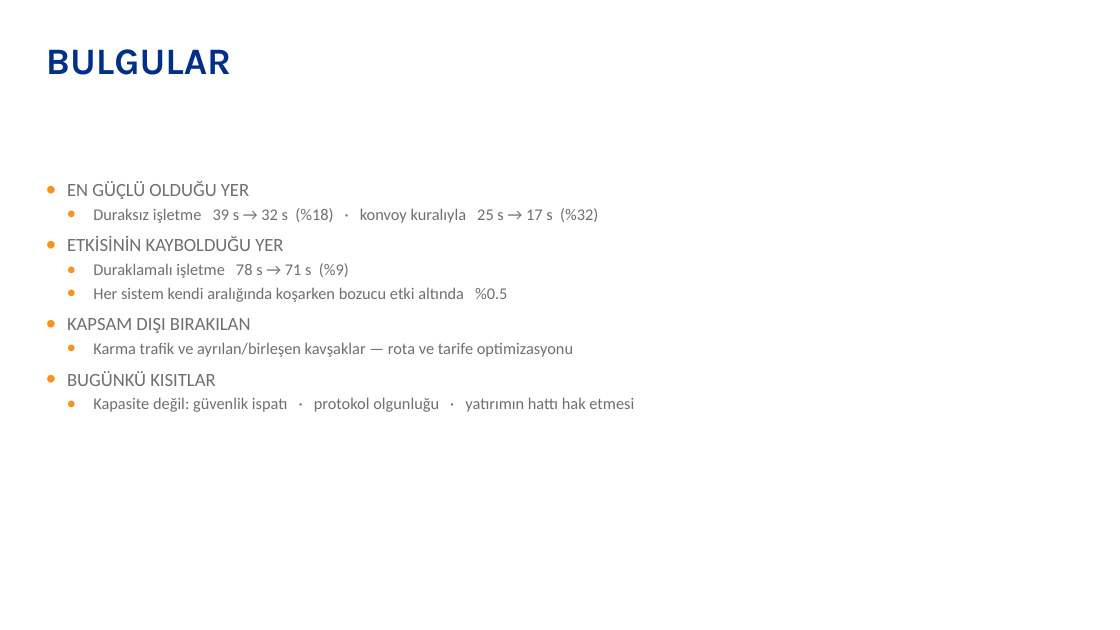
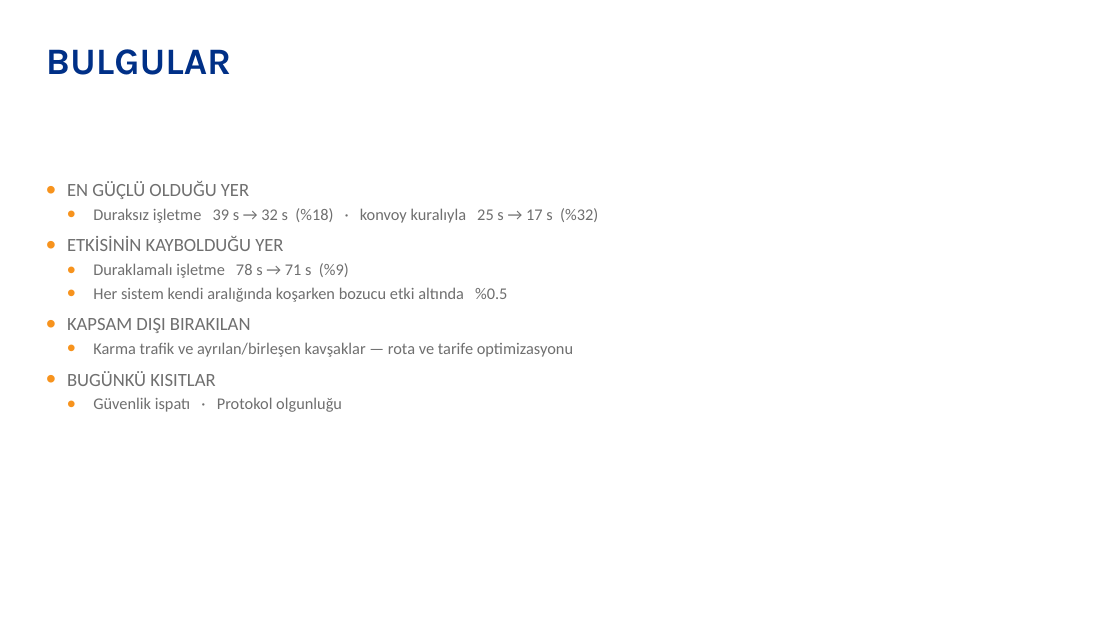
Before and after one commit to alican12alicanexe-alt/asil1, a slide deck: slide 15 of presentation/deck/ASELSAN-Sunum-v6.pptx. Drawn at 1120x630 pixels with LibreOffice and Linux fonts; fonts in the diff are those of the drawing; background and template pictures are left out. Boxes give left, top, right and bottom in pixels: in the first picture for what was removed or moved away, otherwise in the second. Text is boxed around its words. In the diff, an @@ line names an element or a change of style, - is before the commit and + after.

```diff
--- a/presentation/deck/ASELSAN-Sunum-v6.pptx
+++ b/presentation/deck/ASELSAN-Sunum-v6.pptx
@@ text at box(93, 397, 342, 412): text changed @@
-  • Kapasite değil: güvenlik ispatı · protokol olgunluğu · yatırımın hattı hak etmesi
+  • Güvenlik ispatı · Protokol olgunluğu
```
Also in this commit, not shown: 2 other slides changed, 1 other file.
